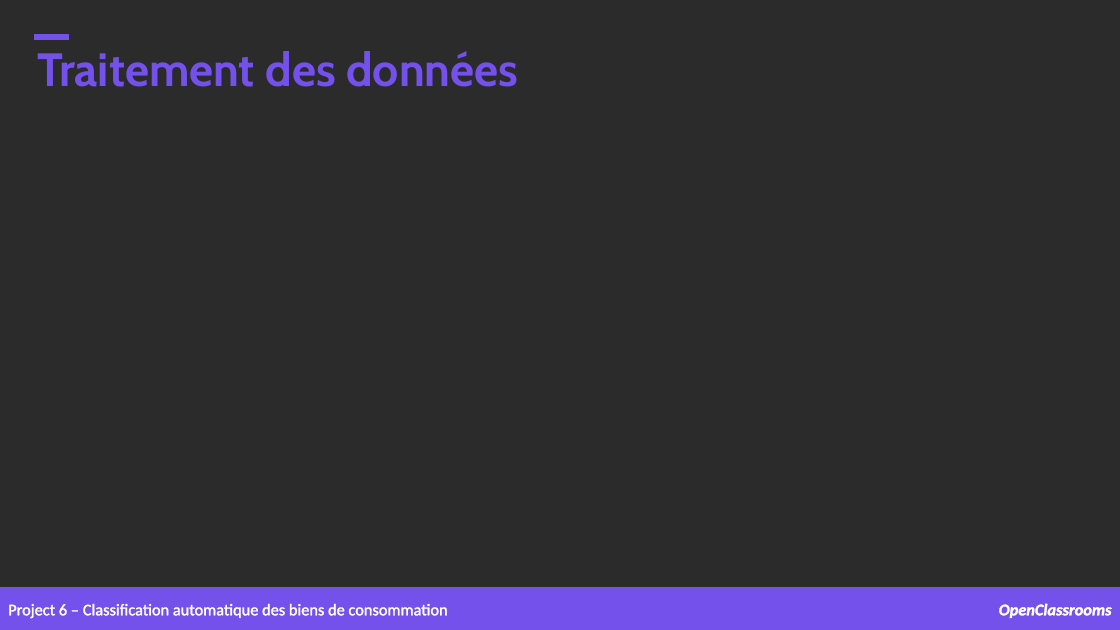
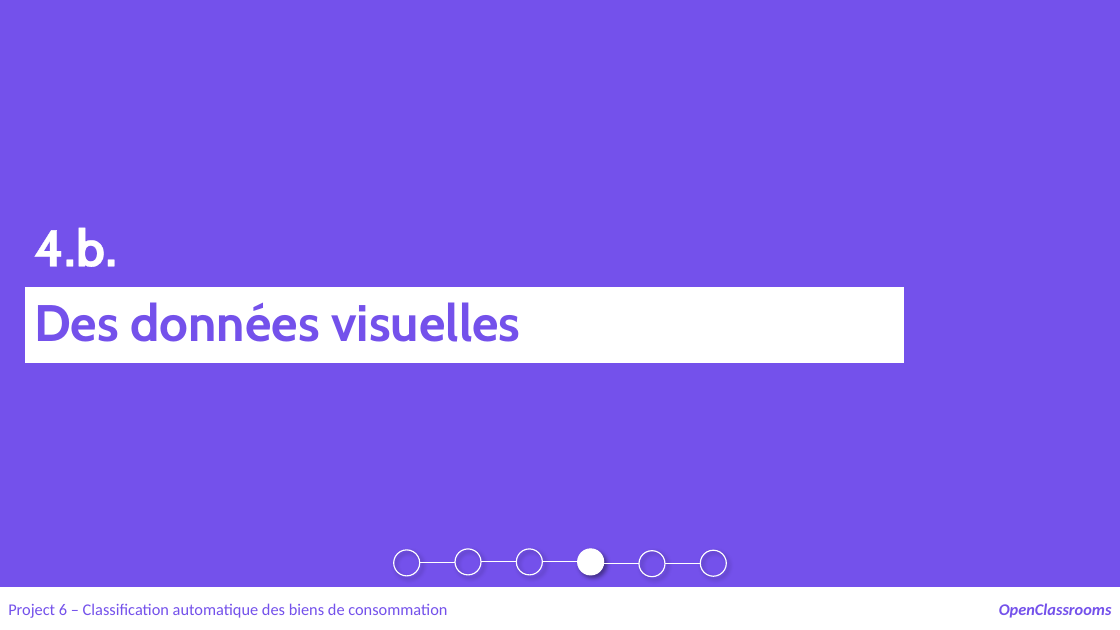
Before and after one commit to samirhinojosa/OC-P6-automatically-classify-consumer-goods, a slide deck: slide 28 of supports/P6_presentation_final.pptx (slide 24 before the commit). Drawn at 1120x630 pixels with LibreOffice and Linux fonts; fonts in the diff are those of the drawing; background and template pictures are left out; a plain dark background stands for a picture behind light text. Boxes give left, top, right and bottom in pixels: in the first picture for what was removed or moved away, otherwise in the second. Text is boxed around its words. In the diff, an @@ line names an element or a change of style, - is before the commit and + after.

```diff
--- a/supports/P6_presentation_final.pptx
+++ b/supports/P6_presentation_final.pptx
@@ background picture (left out) to #7451EB @@
@@ rectangle removed at <box>34,34,68,39</box> @@
@@ text removed at <box>37,51,518,87</box> @@
-Traitement des données
@@ text added at <box>34,227,117,267</box>, 44 pt, text #FFFFFF, bold @@
+4.b.
@@ rectangle added at <box>26,287,904,363</box>, fill #FFFFFF, outline #FFFFFF 0.75 pt, 44 pt, text #7451EB, bold @@
+Des données visuelles
@@ ellipse added at <box>394,550,420,576</box>, outline #FFFFFF 1 pt @@
@@ line added from (420, 563) to (455, 563), #FFFFFF 1 pt @@
@@ ellipse added at <box>455,549,481,575</box>, outline #FFFFFF 1 pt @@
@@ line added from (481, 562) to (517, 562), #FFFFFF 1 pt @@
@@ ellipse added at <box>517,549,543,575</box>, outline #FFFFFF 1 pt @@
@@ line added from (543, 562) to (578, 562), #FFFFFF 1 pt @@
@@ ellipse added at <box>578,549,604,575</box>, fill #FFFFFF, outline #FFFFFF 1 pt @@
@@ line added from (604, 564) to (639, 564), #FFFFFF 1 pt @@
@@ ellipse added at <box>639,551,665,577</box>, outline #FFFFFF 1 pt @@
@@ line added from (665, 564) to (701, 564), #FFFFFF 1 pt @@
@@ ellipse added at <box>701,550,727,576</box>, outline #FFFFFF 1 pt @@
@@ text "Project 6 – Classification automatique ..." at <box>8,603,447,618</box>: text colour #FFFFFF to #7451EB, letter outline #FFFFFF 0.75 pt to #7451EB 0.75 pt @@
@@ rectangle at <box>0,588,1120,630</box>: fill #7451EB to #FFFFFF; outline #7451EB 1 pt to #FFFFFF 1 pt @@
@@ line added from (476, 588) to (476, 588), #4472C4 0.5 pt @@
@@ text "OpenClassrooms" at <box>999,603,1112,618</box>: text colour #FFFFFF to #7451EB, letter outline #FFFFFF 0.75 pt to #7451EB 0.75 pt @@
```
Also in this commit, not shown: 4 other slides changed, 6 slides added.
